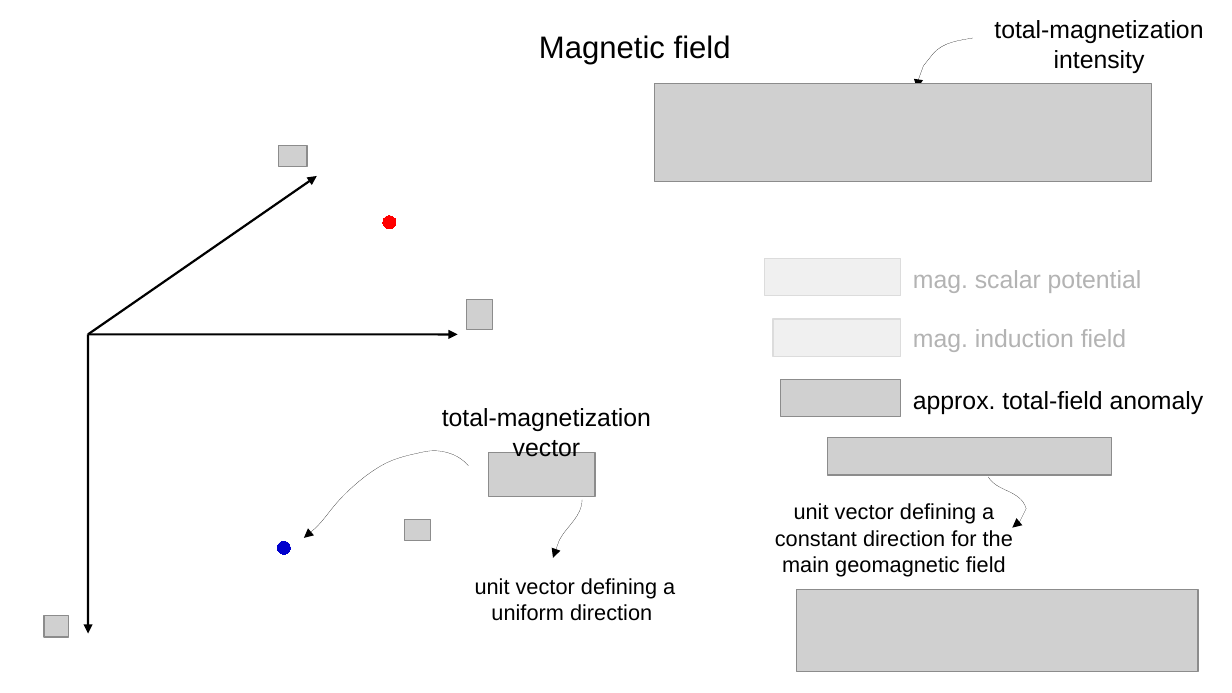
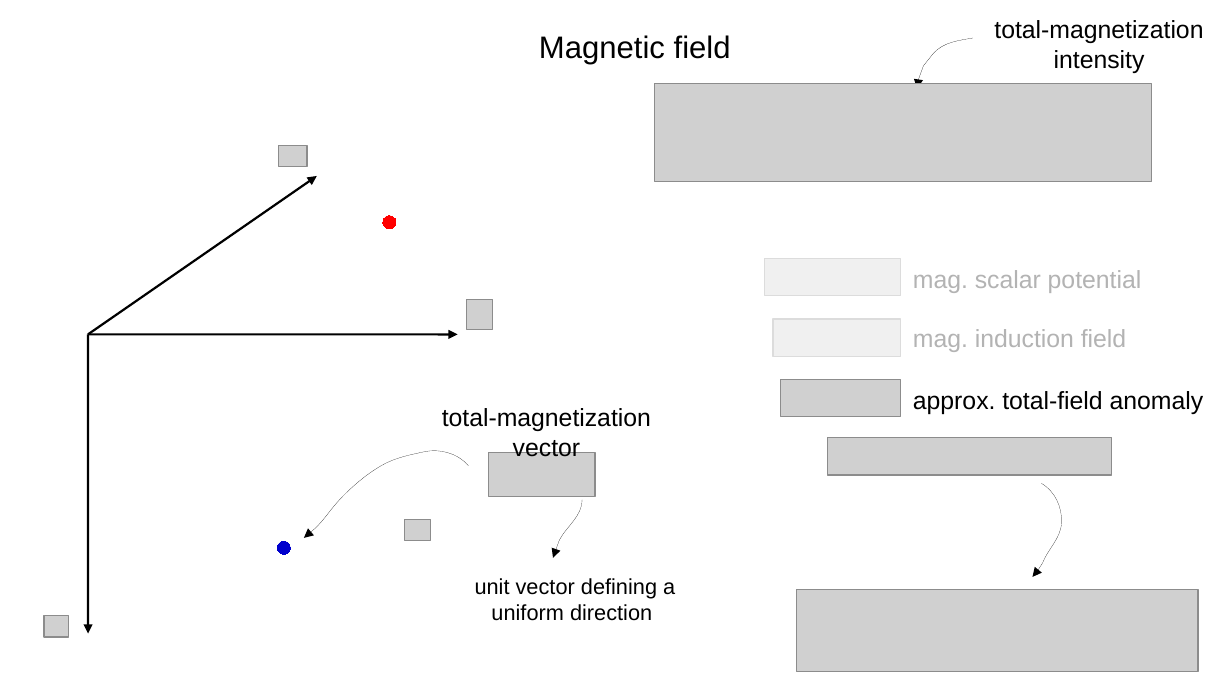
Before and after one commit to pinga-lab/EqL-overview-TU-Freiberg, a slide deck: slide 46 of TU-Freiberg-feb2022.odp (slide 25 before the commit). Drawn at 1232x693 pixels with LibreOffice and Linux fonts; fonts in the diff are those of the drawing; grey boxes stand for pictures. Boxes give left, top, right and bottom in pixels: in the first picture for what was removed or moved away, otherwise in the second. Text is boxed around its words. In the diff, an @@ line names an element or a change of style, - is before the commit and + after.

```diff
--- a/TU-Freiberg-feb2022.odp
+++ b/TU-Freiberg-feb2022.odp
@@ text removed at (775,503,1013,576) @@
-unit vector defining a constant direction for the main geomagnetic field
@@ freeform shape: place and size @@
-freeform shape at (988,477,1026,528)
+freeform shape at (1033,484,1062,578)
```
Also in this commit, not shown: 82 other slides changed, 24 slides added, 2 slides removed, 2 other files.
